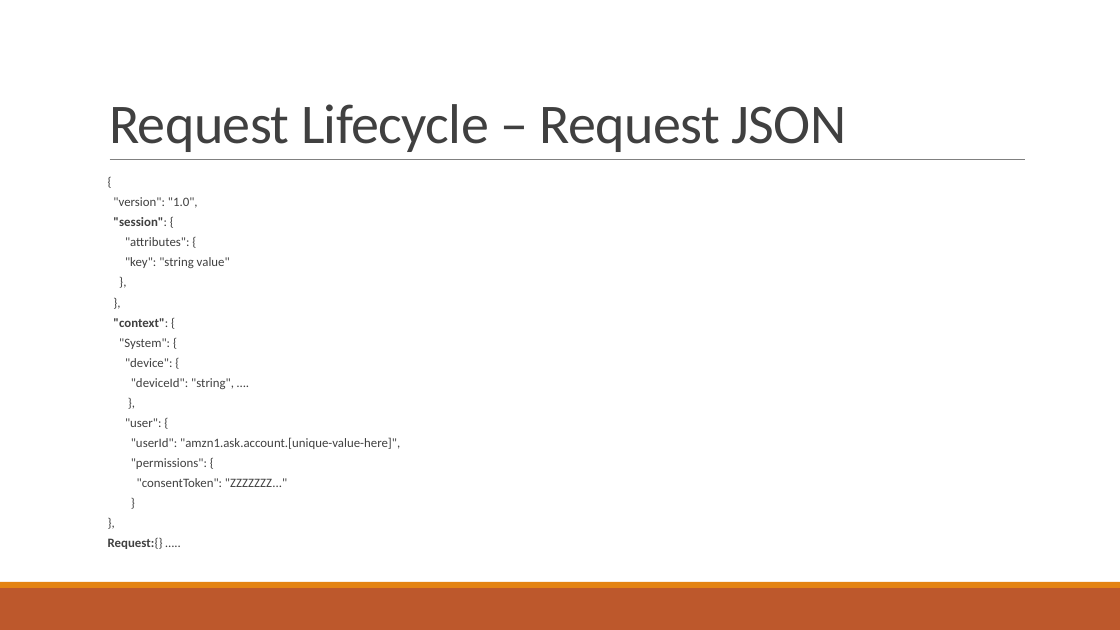
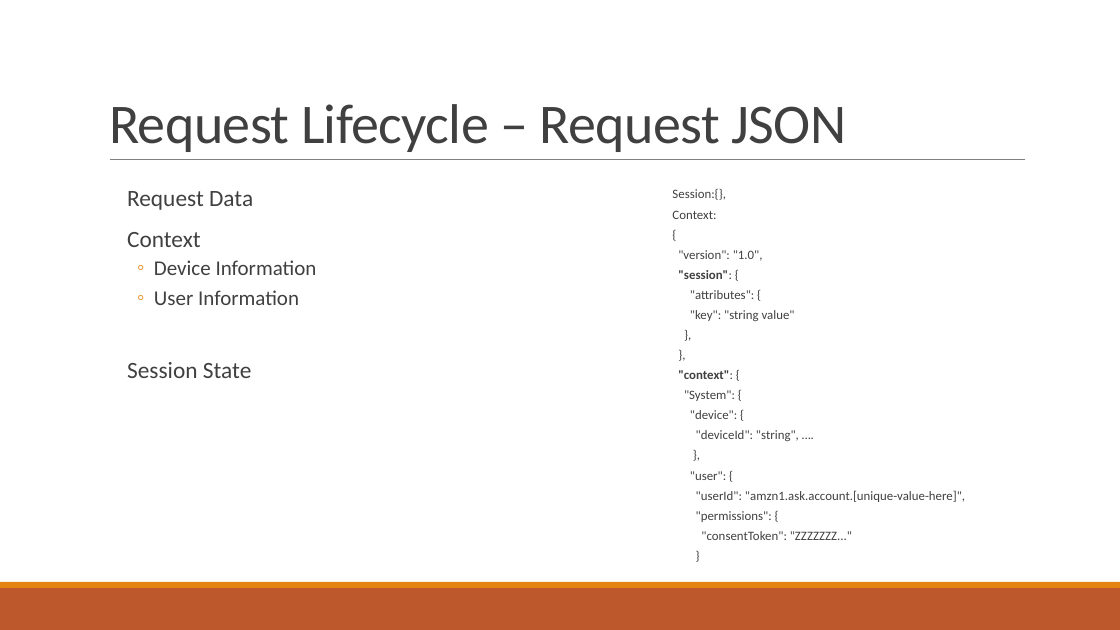
Before and after one commit to stoiveyp/DDDWales2018, a slide deck: slide 9 of Presentation/VoiceAndMore.pptx (slide 11 before the commit). Drawn at 1120x630 pixels with LibreOffice and Linux fonts; fonts in the diff are those of the drawing. Boxes give left, top, right and bottom in pixels: in the first picture for what was removed or moved away, otherwise in the second. Text is boxed around its words. In the diff, an @@ line names an element or a change of style, - is before the commit and + after.

```diff
--- a/Presentation/VoiceAndMore.pptx
+++ b/Presentation/VoiceAndMore.pptx
@@ text added at <box>127,191,317,378</box>, 18 pt, text #404040 @@
+  Request Data
+  Context
+  ◦ Device Information
+  ◦ User Information
+  Session State
@@ text at <box>672,189,965,522</box>: paragraphs removed @@
-  },
-  Request:{} …..
@@ text "Session:{},": place and size @@
-text "Session:{}," at <box>113,197,400,487</box>
+text "Session:{}," at <box>672,189,965,522</box>
@@ text at <box>672,189,726,219</box>: paragraphs added @@
+  Session:{},
+  Context:
```
Also in this commit, not shown: 4 other slides changed, 2 slides added, 2 slides removed.
